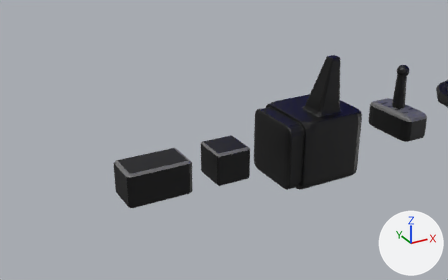
Before and after pictures for a commit that changed the Blender file assets/models/transport/car.blend.
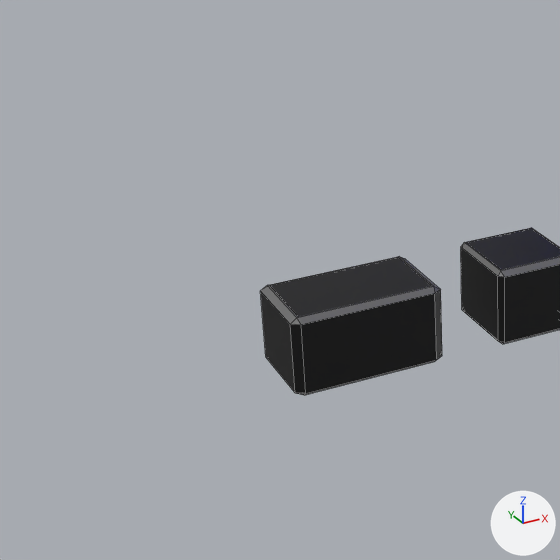
Old and new are each drawn from a 50 mm lens placed at (-4.07, -2.109, 1.149), pointed at (-3.03, -0.218, 0.204) and again close up on the part from 0% to 54% of the width and 13% to 100% of the height. Every picture has the same lights, and +X, +Y and +Z are marked at lower right. The close-ups show mesh edges as thin lines.

The first close-up shows 'fuel_stat', 'speedometer'.
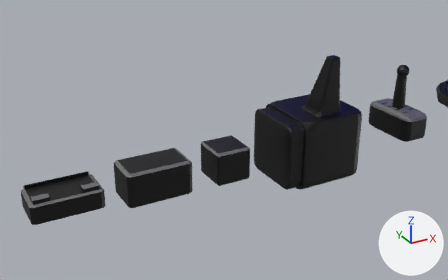
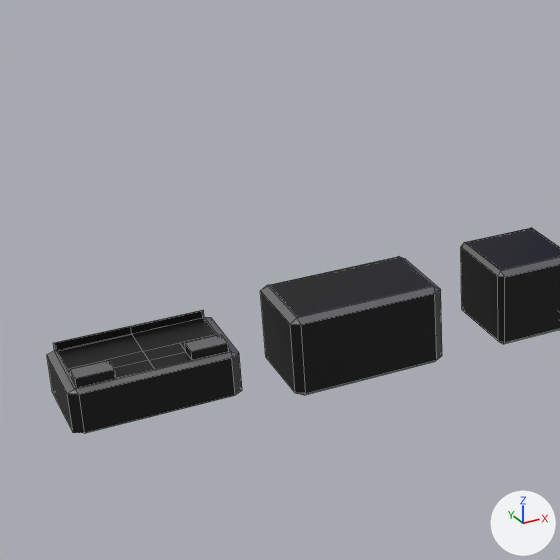
The edits, one by one:
Mesh me_cube_006 is new.
It has 55 vertices, 52 faces and spans x -1.0..1.0, y -1.0..1.0, z -1.0..1.4.
Faces by material slot: [35, 17].
It uses material mat_wheel (black #000000).
It uses material mat_silver (dark grey #646464).
Object 'magnitola' (ob_magnitola) is new; it shows me_cube_006.
Its location is (-3.605, 0.0, 0.0).
Its scale is (0.139, 0.0829, 0.0397).

What differs and where, as boxes [x1, y1, x2, y2] in the close-ups (560 x 560 px):
'magnitola', added (black): after [47, 310, 242, 433]
    faces in mat_wheel (black #000000): [47, 311, 242, 433]
    faces in mat_silver (dark grey #646464): [47, 310, 239, 394]
